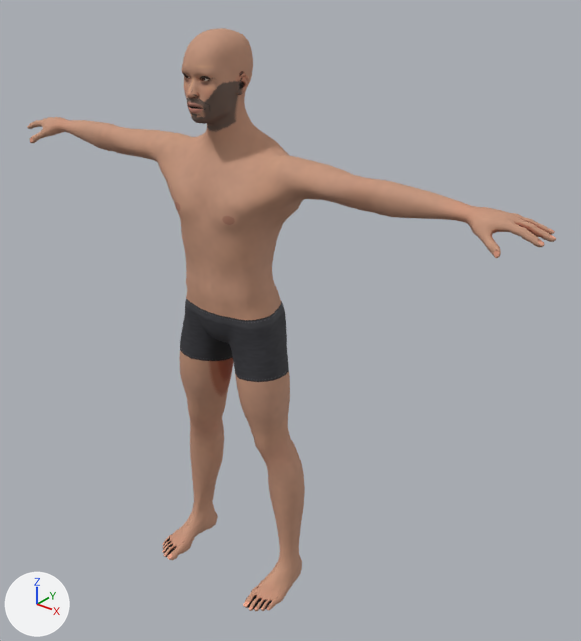
The Blender file Art/Characters/Base/BaseBody_Male.blend: old version first, new version second.
Both versions are drawn from a 50 mm camera at (1.535, -1.667, 2.019) aimed at (0.138, 0.079, 0.936). The lights are fixed; the arrows at lower left show +X, +Y and +Z. The first picture is the older version.

In view in the first picture: 'SK_BaseBody_Male'.
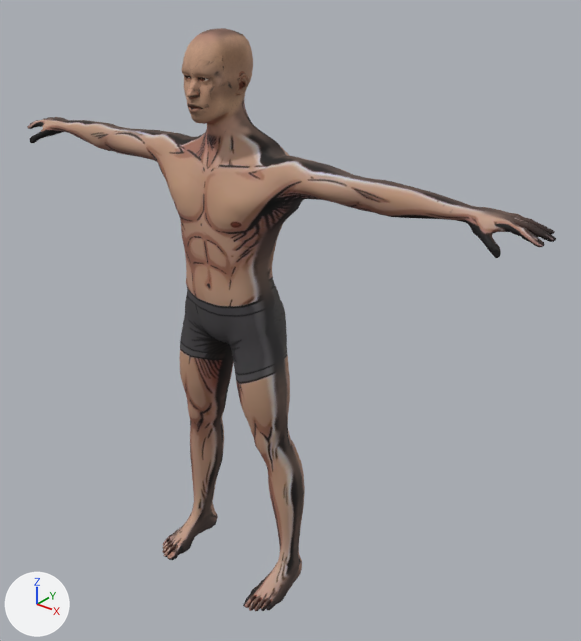
Location of each change, (x1, y1, x2, y2) in pixels of the pictures (581 x 641 px):
```json
{"object": "SK_BaseBody_Male", "change": "surface changed", "before": [27, 28, 556, 611], "after": [27, 28, 556, 611]}
```

The change, as JSON lines over the scene's bpy script:
```json
{"op": "add", "block": "img_t_body_male_basecolor_drawn_png", "code": ["img_t_body_male_basecolor_drawn_png = load_image('T_Body_Male_BaseColor_Drawn.png', 'Textures/T_Body_Male_BaseColor_Drawn.png', 2048, 2048, 'sRGB')"]}
{"block": "mat_m_skin", "where": "n2 = _N.new('ShaderNodeTexImage'); n2.name = 'Image Texture'"}
{"op": "remove", "block": "mat_m_skin", "code": "n3 = _N.new('ShaderNodeTexImage'); n3.name = 'Image Texture.001'"}
{"op": "remove", "block": "mat_m_skin", "code": "n3.image = img_t_body_male_beard_png"}
{"op": "remove", "block": "mat_m_skin", "code": "n4 = _N.new('ShaderNodeMix'); n4.name = 'Mix'"}
{"op": "remove", "block": "mat_m_skin", "code": "n4.data_type = 'RGBA'"}
{"op": "remove", "block": "mat_m_skin", "code": "n4.inputs[7].default_value = (0.09, 0.07, 0.06, 1.0)  # 'B', brown #554b45"}
{"op": "set", "path": "n2.image", "old": "img_t_body_male_basecolor_bl_png", "new": "img_t_body_male_basecolor_drawn_png"}
{"block": "mat_m_skin", "where": "n0 = _N.new('ShaderNodeBsdfPrincipled'); n0.name = 'Principled BSDF'"}
{"op": "remove", "block": "mat_m_skin", "code": "_L.new(n3.outputs[0], n4.inputs[0])  # 'Color' to 'Factor'"}
{"op": "remove", "block": "mat_m_skin", "code": "_L.new(n2.outputs[0], n4.inputs[6])  # 'Color' to 'A'"}
{"op": "remove", "block": "mat_m_skin", "code": "_L.new(n4.outputs[2], n0.inputs[0])  # 'Result' to 'Base Color'"}
{"op": "add", "block": "mat_m_skin", "code": "_L.new(n2.outputs[0], n0.inputs[0])  # 'Color' to 'Base Color'"}
```
